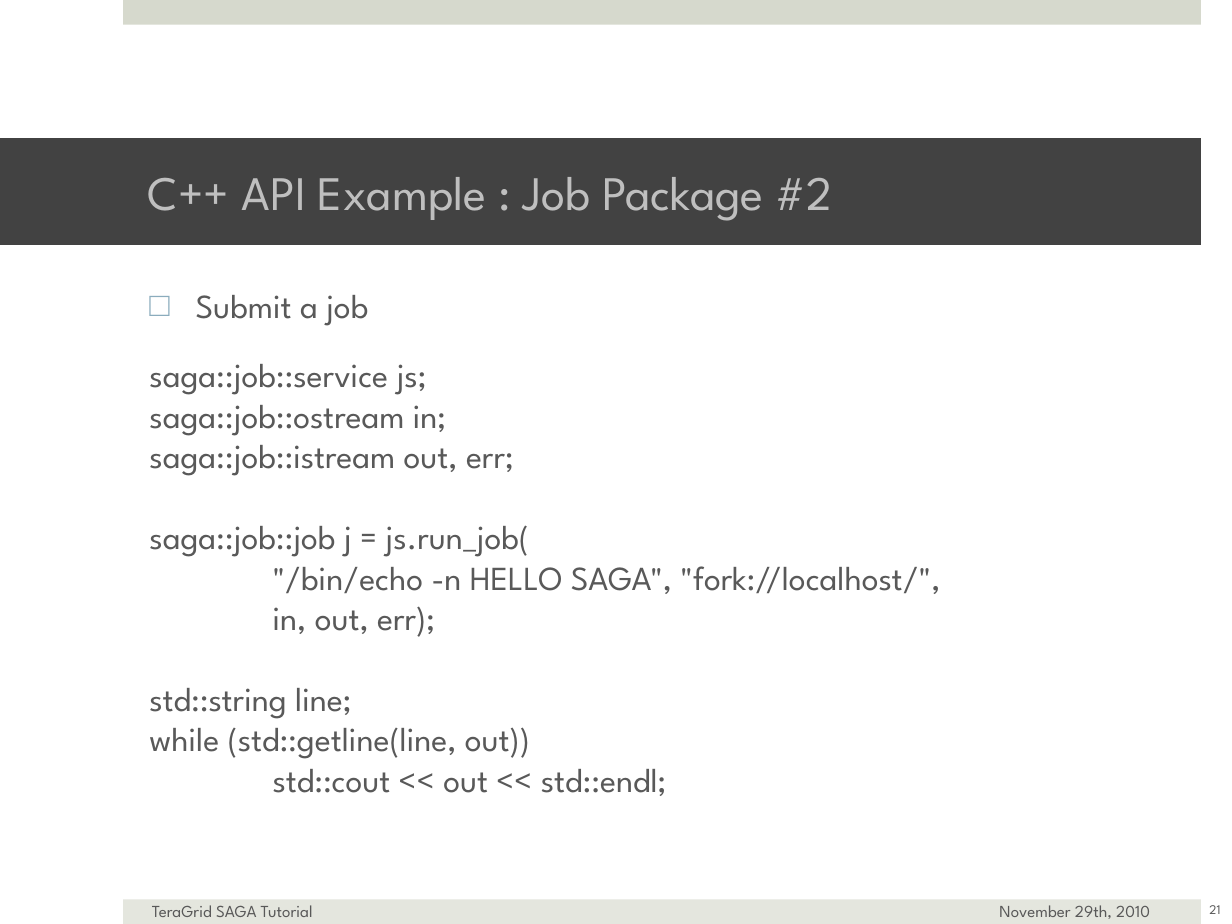
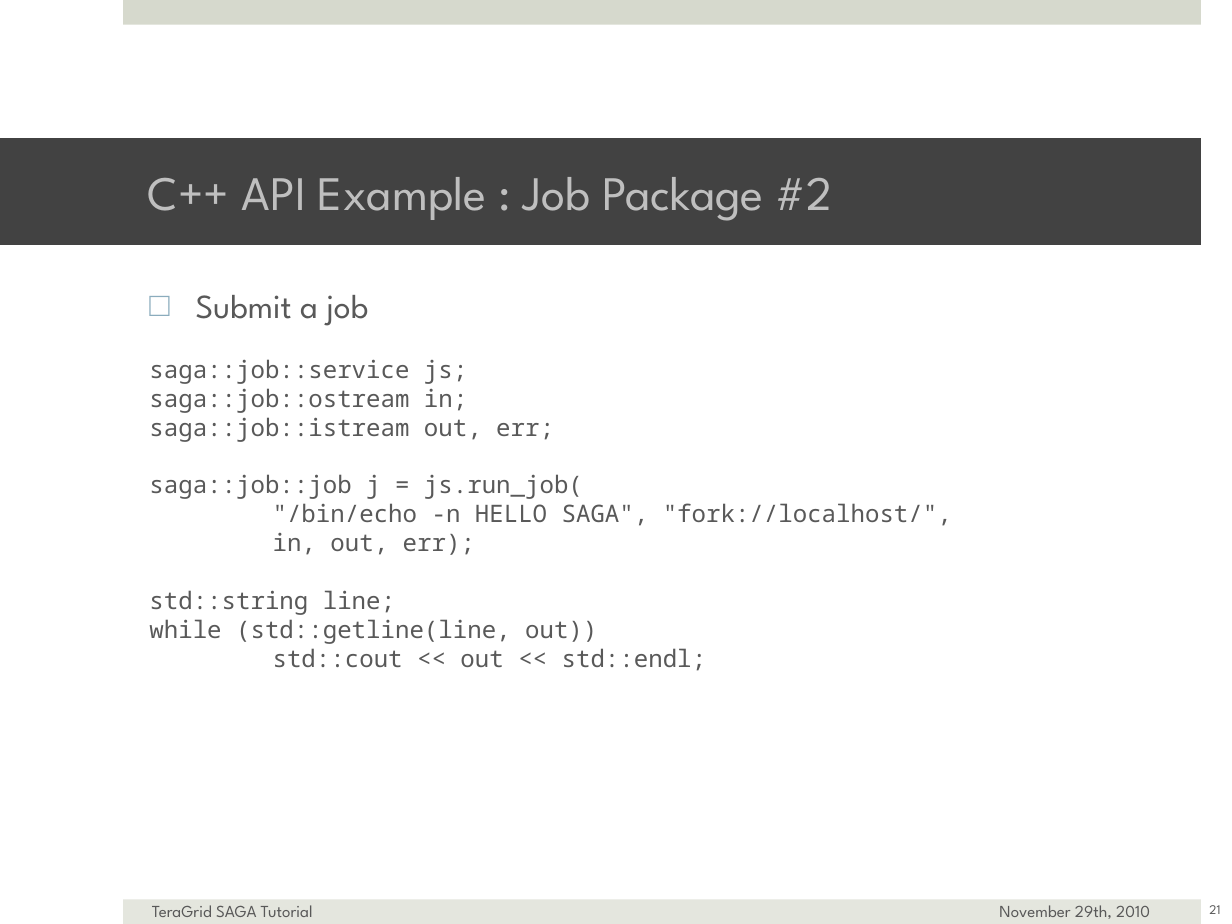
Before and after one commit to saga-project/saga-cpp-legacy-projects, a slide deck: slide 21 of tutorial/general_tutorial/SAGA-API-levels.pptx. Drawn at 1232x924 pixels with LibreOffice and Linux fonts; fonts in the diff are those of the drawing; background and template pictures are left out. Boxes give left, top, right and bottom in pixels: in the first picture for what was removed or moved away, otherwise in the second. Text is boxed around its words. In the diff, an @@ line names an element or a change of style, - is before the commit and + after.

```diff
--- a/tutorial/general_tutorial/SAGA-API-levels.pptx
+++ b/tutorial/general_tutorial/SAGA-API-levels.pptx
@@ text at bbox=[149, 359, 952, 671]: size 28 to 20 pt, font League Spartan to Noto Sans Mono @@
```
Also in this commit, not shown: 6 other slides changed, 1 slide added.
